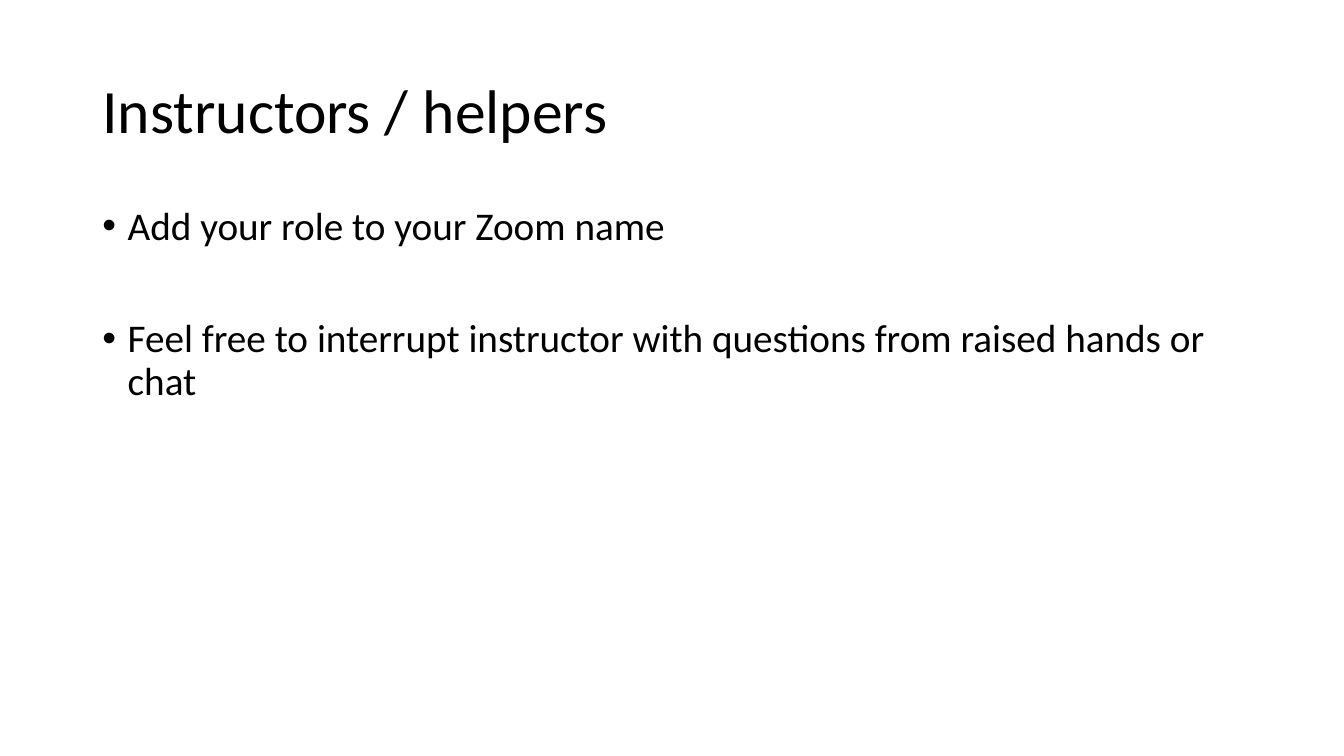
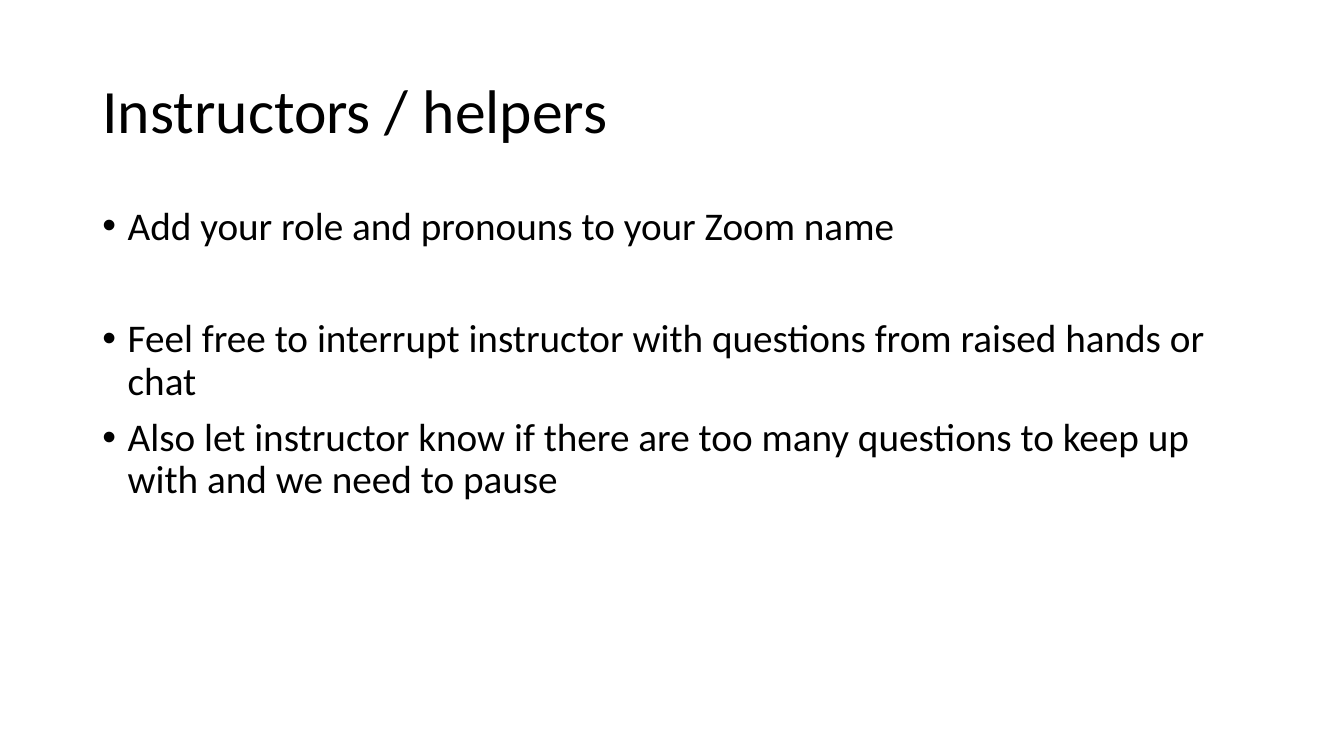
Before and after one commit to kdillmcfarland/2021-04-02-r-ladies-seattle-online, a slide deck: slide 5 of _episodes/R-ladies/2021-04_setup.pptx (slide 4 before the commit). Drawn at 1344x756 pixels with LibreOffice and Linux fonts; fonts in the diff are those of the drawing. Boxes give left, top, right and bottom in pixels: in the first picture for what was removed or moved away, otherwise in the second. Text is boxed around its words. In the diff, an @@ line names an element or a change of style, - is before the commit and + after.

```diff
--- a/_episodes/R-ladies/2021-04_setup.pptx
+++ b/_episodes/R-ladies/2021-04_setup.pptx
@@ text at [128,212,894,247]: text changed @@
-• Add your role to your Zoom name
+• Add your role and pronouns to your Zoom name
@@ text at [128,423,1189,500]: paragraph added @@
+• Also let instructor know if there are too many questions to keep up with and we need to pause
```
Also in this commit, not shown: 3 other slides changed, 1 slide added.
